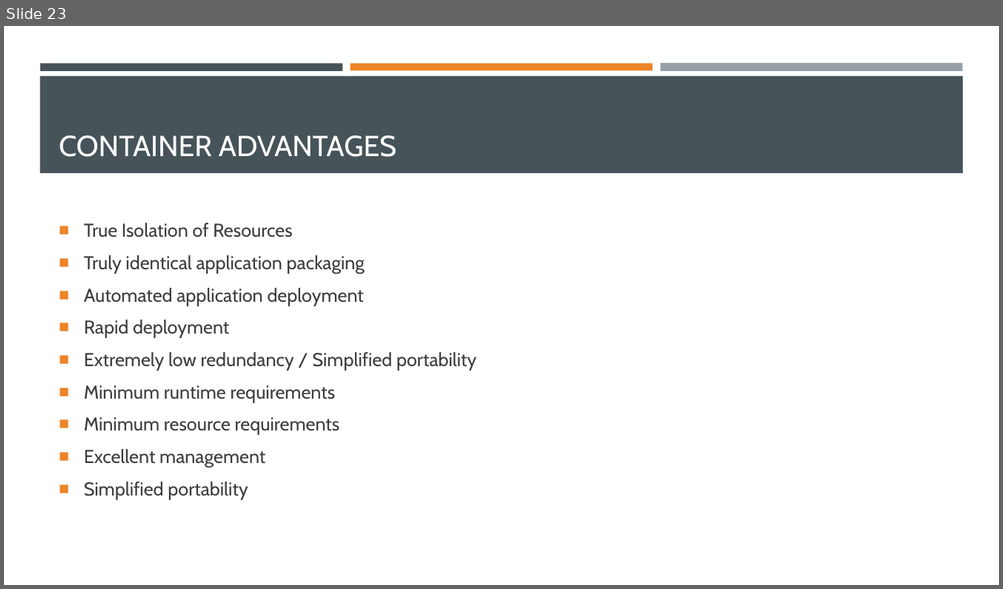
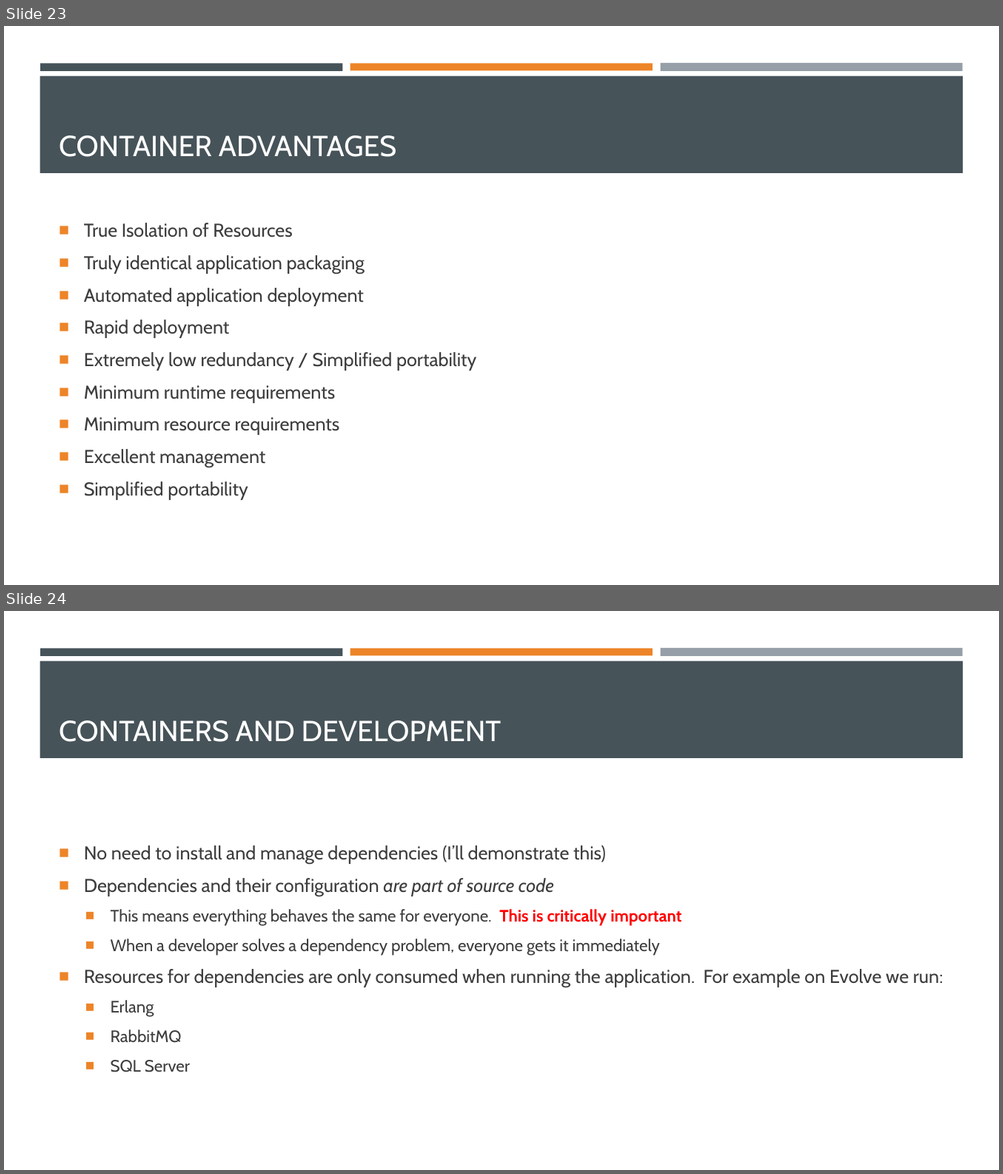
Before and after one commit to EnterpriseProductsLP/introduction-to-docker, a slide deck: presentation/presentation.pptx. Shown one above the other, each under a label of ours: slide 23 before the commit, slides 23 and 24 after it. The pictures are 1003x589 and 1003x1174 pixels, drawn with LibreOffice and Linux fonts; fonts in the diff are those of the drawing. Boxes give left, top, right and bottom in pixels: in the first picture for what was removed or moved away, otherwise in the second. Text is boxed around its words. In the diff, an @@ line names an element or a change of style, - is before the commit and + after.

Commit message:
Finished up the containers details section.

```diff
--- a/presentation/presentation.pptx
+++ b/presentation/presentation.pptx
@@ slide 24 added at (4, 611, 999, 1170), background #FFFFFF; not listed: 4 template elements that a slide beside it also shows @@
@@ title added at (59, 721, 501, 742), 28 pt, text #FFFFFF @@
+CONTAINERS AND DEVELOPMENT
@@ text added at (84, 846, 943, 1073), 18 pt, text #3D3D3D @@
+■ No need to install and manage dependencies (I’ll demonstrate this)
+■ Dependencies and their configuration are part of source code
+  ■ This means everything behaves the same for everyone. This is critically important
+  ■ When a developer solves a dependency problem, everyone gets it immediately
+■ Resources for dependencies are only consumed when running the application. For example on Evolve we run:
+  ■ Erlang
+  ■ RabbitMQ
+  ■ SQL Server
```
Also in this commit, not shown: 3 other slides added.
